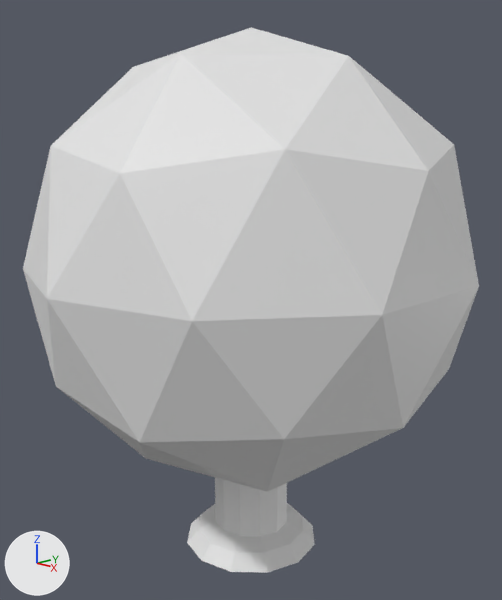
An edit to the Blender file Project/Assets/Models/objects/PuzzleStand/PuzzleStand.blend, drawn before and after from the same camera.
Camera for both pictures: a 50 mm lens placed at (4.71, -4.44, 4.1), pointed at (-0.01, 0.0, 2.51). Lighting does not change. The marker at lower left points along +X, +Y and +Z.

The first picture shows 'ICO球', '円柱'.
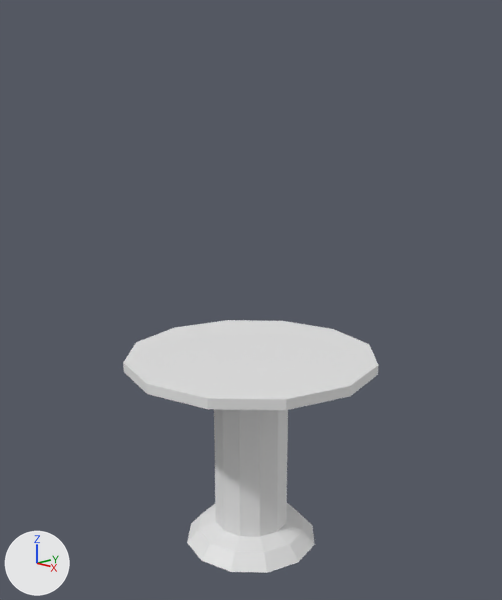
The change, as a list of edits to the scene's bpy script:
```text
Remove ob_ico球:
    ob_ico球 = bpy.data.objects.new('ICO球', me_ico球)
    ob_ico球.location = (0.0, 0.0, 2.87)
    ob_ico球.scale = (2.09, 2.09, 2.09)
```

Changed parts and their boxes (x1, y1, x2, y2) in the pictures (502 x 600 px):
'ICO球', deleted
    before: (23, 27, 479, 492)
'円柱', unchanged, uncovered by the edit
    before: (187, 478, 315, 573)
    after: (123, 320, 378, 573)
